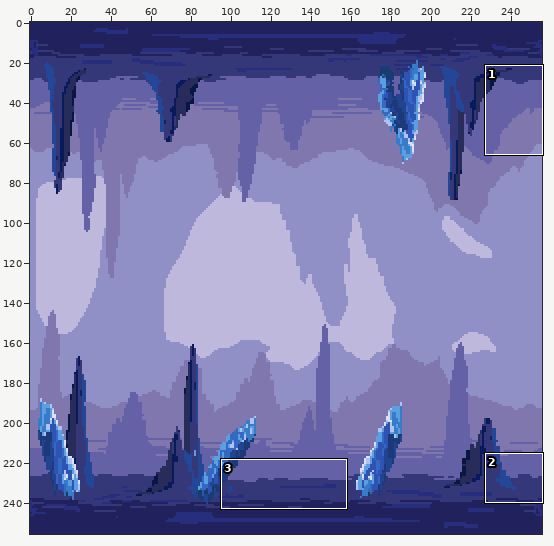
Pixel-art file: Aseprite/Enviroment/Mine/Mine1.aseprite. The first picture is a wide view before the edit; the outline marks the close-up.
Close-up. Earlier state:
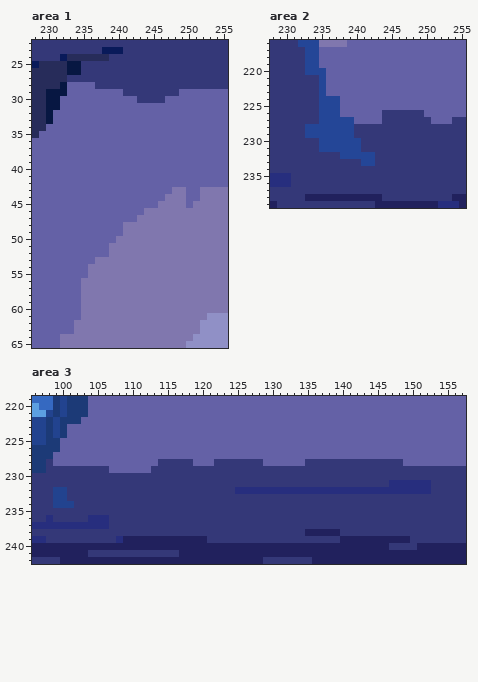
256x256 pixels, 1 frame. Shown: area 1: x 228..255, y 22..65; area 2: x 228..255, y 216..239; area 3: x 96..157, y 219..242. The commit also changed other parts of the picture, which this record leaves out.
After the commit:
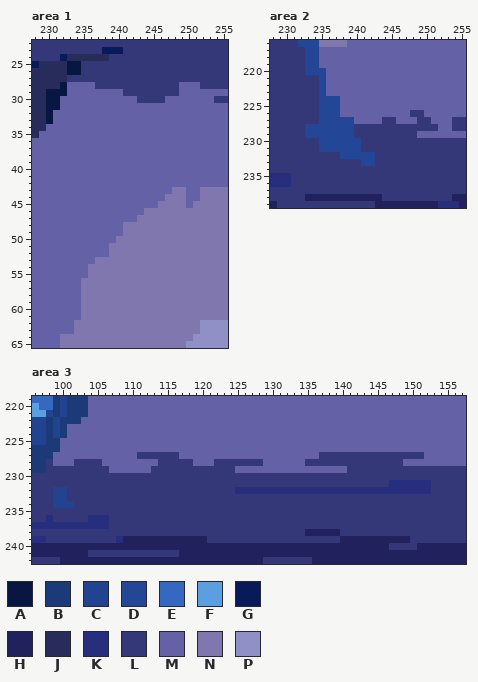
Palette (. is transparent): A #071742  B #1c3a77  C #22438f  D #244697  E #3569c1  F #5c9fe1  G #091a5a  H #21215d  J #272c5a  K #272e7e  L #343878  M #6461a6  N #8077ae  P #9090c6
Changes in this commit:
--- area 1, layers "bg_fixed", "bg_mid"
@@ x 247..255 @@
 27 LLLLLLLLL
-28 LLLLLLLLL
+28 LLMMMLLLL
 29 LLMMMMMMM
-30 MMMMMMMMM
+30 MMMMMMMLL
 31 MMMMMMMMM
@@ x 251..255 @@
 60 NNNNN
-61 NNPPP
+61 NNNNN
 62 NPPPP
--- area 2, layer "bg_fixed"
@@ x 242..255 @@
 225 MMMMMMMMMMMMMM
-226 MMLLLLLLMMMMMM
-227 MMLLLLLLLMMMLL
-228 LLLLLLLLLLLLLL
-229 LLLLLLLLLLLLLL
+226 MMMMMMLLMMMMMM
+227 MMLLMMMLLMMMLL
+228 LLLLLLLLLLMMLL
+229 LLLLLLLMMMMMMM
 230 LLLLLLLLLLLLLL
--- area 3, layer "bg_fixed"
@@ x 96..157 @@
 226 BBBBMMMMMMMMMMMMMMMMMMMMMMMMMMMMMMMMMMMMMMMMMMMMMMMMMMMMMMMMMM
-227 BBBMMMMMMMMMMMMMMMMMMMMMMMMMMMMMMMMMMMMMMMMMMMMMMMMMMMMMMMMMMM
-228 BBLMMMMMMMMMMMMMMMLLLLLMMMLLLLLLLMMMMMMLLLLLLLLLLLLLLMMMMMMMMM
-229 BBLLLLLLLLLMMMMMMLLLLLLLLLLLLLLLLLLLLLLLLLLLLLLLLLLLLLLLLLLLLL
+227 BBBMMMMMMMMMMMMLLLLLLMMMMMMMMMMMMMMMMMMMMLLLLLLLLLLLLLLLMMMMMM
+228 BBLMMMLLLLMMMMMMMMLLLLLMMMLLLLLLLMMMMMMLLLLLLLLLLLLLLMMMMMMMMM
+229 BBLLLLLLLLLMMMMMMLLLLLLLLLLLLMMMMMMMMMMMMMMMMLLLLLLLLLLLLLLLLL
 230 LLLLLLLLLLLLLLLLLLLLLLLLLLLLLLLLLLLLLLLLLLLLLLLLLLLLLLLLLLLLLL
Where, in picture pixels (left, top, right, bottom), the same in both close-ups:
changed: (179, 82, 228, 103)
changed: (207, 313, 228, 320)
changed: (382, 110, 466, 138)
changed: (137, 452, 179, 459)
changed: (235, 452, 424, 473)
changed: (74, 459, 102, 466)
